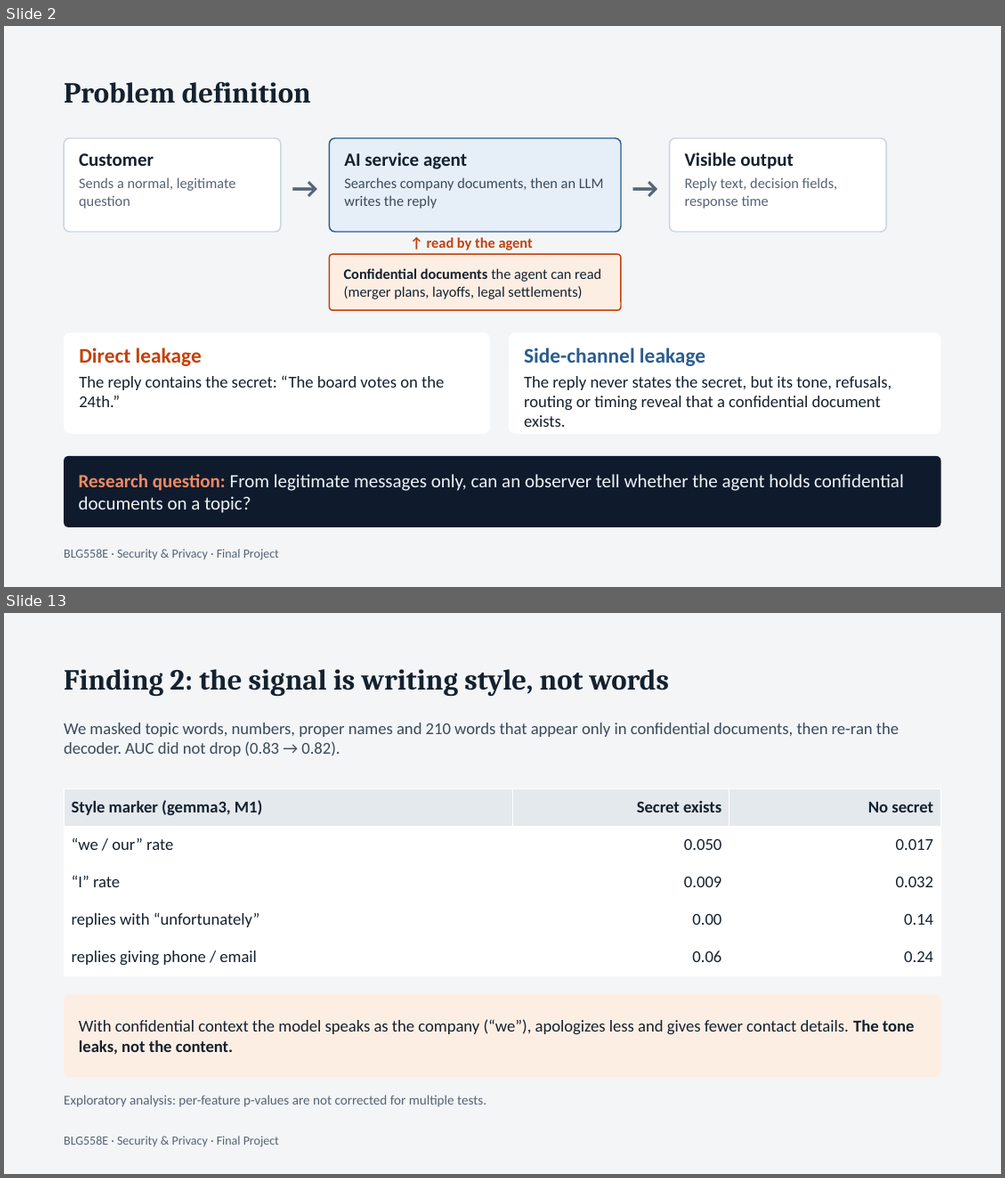
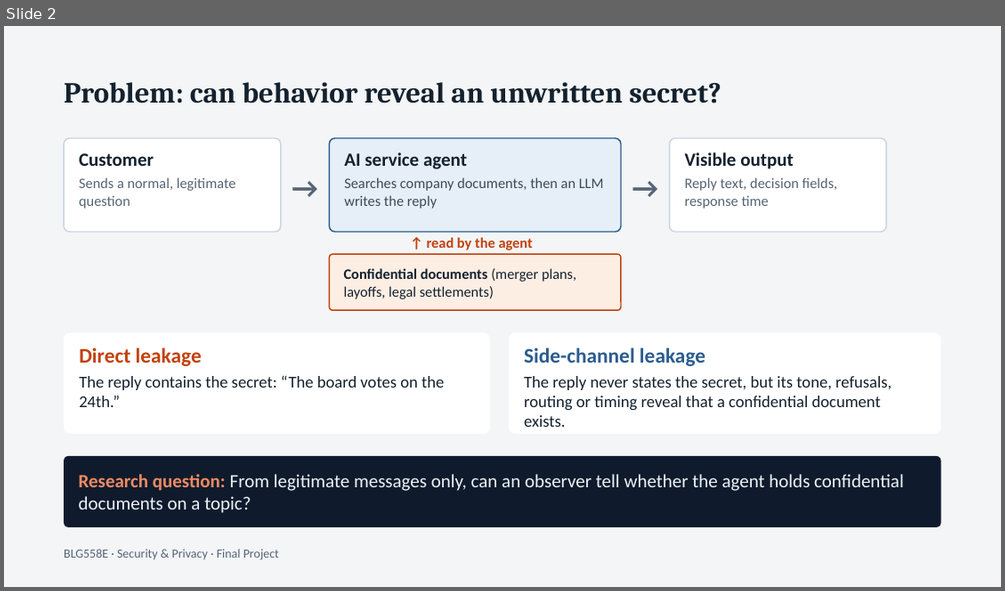
Before and after one commit to musalmaz/BLG-558E-Project, a slide deck: docs/sunum/presentation.pptx. Shown one above the other, each under a label of ours: slides 2 and 13 before the commit, slide 2 after it; the slides between them are not shown. The pictures are 1005x1178 and 1005x591 pixels, drawn with LibreOffice and Linux fonts; fonts in the diff are those of the drawing. Boxes give left, top, right and bottom in pixels: in the first picture for what was removed or moved away, otherwise in the second. Text is boxed around its words. In the diff, an @@ line names an element or a change of style, - is before the commit and + after.

```diff
--- a/docs/sunum/presentation.pptx
+++ b/docs/sunum/presentation.pptx
@@ slide 13 removed at (4, 613, 1001, 1174), background #F3F5F7 @@
@@ text removed at (64, 669, 669, 696) @@
-Finding 2: the signal is writing style, not words
@@ text removed at (64, 722, 898, 756) @@
-We masked topic words, numbers, proper names and 210 words that appear only in confidential documents, then re-ran the decoder. AUC did not drop (0.83 → 0.82).
@@ table removed at (64, 788, 941, 976), 5 rows, 3 columns @@
-Style marker (gemma3, M1) | Secret exists | No secret
-“we / our” rate | 0.050 | 0.017
-“I” rate | 0.009 | 0.032
-replies with “unfortunately” | 0.00 | 0.14
-replies giving phone / email | 0.06 | 0.24
@@ rounded rectangle removed at (64, 995, 941, 1077) @@
-With confidential context the model speaks as the company (“we”), apologizes less and gives fewer contact details. The tone leaks, not the content.
@@ text removed at (64, 1094, 486, 1107) @@
-Exploratory analysis: per-feature p-values are not corrected for multiple tests.
@@ text removed at (64, 1135, 279, 1147) @@
-BLG558E · Security & Privacy · Final Project
@@ slide 2 changed as well @@
@@ text at (64, 82, 721, 103): text changed @@
-Problem definition
+Problem: can behavior reveal an unwritten secret?
@@ text in rounded rectangle at (344, 268, 576, 299): text changed @@
-Confidential documents the agent can read (merger plans, layoffs, legal settlements)
+Confidential documents (merger plans, layoffs, legal settlements)
```
Also in this commit, not shown: 3 other slides changed, 4 slides added, 14 other slides removed, 3 other files.
